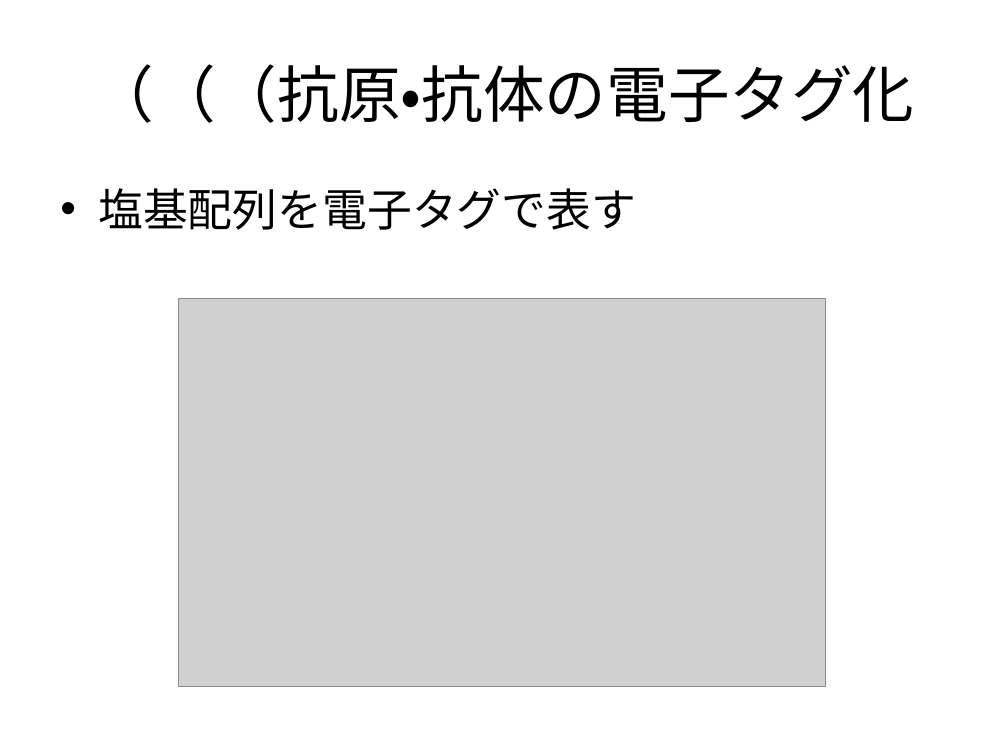
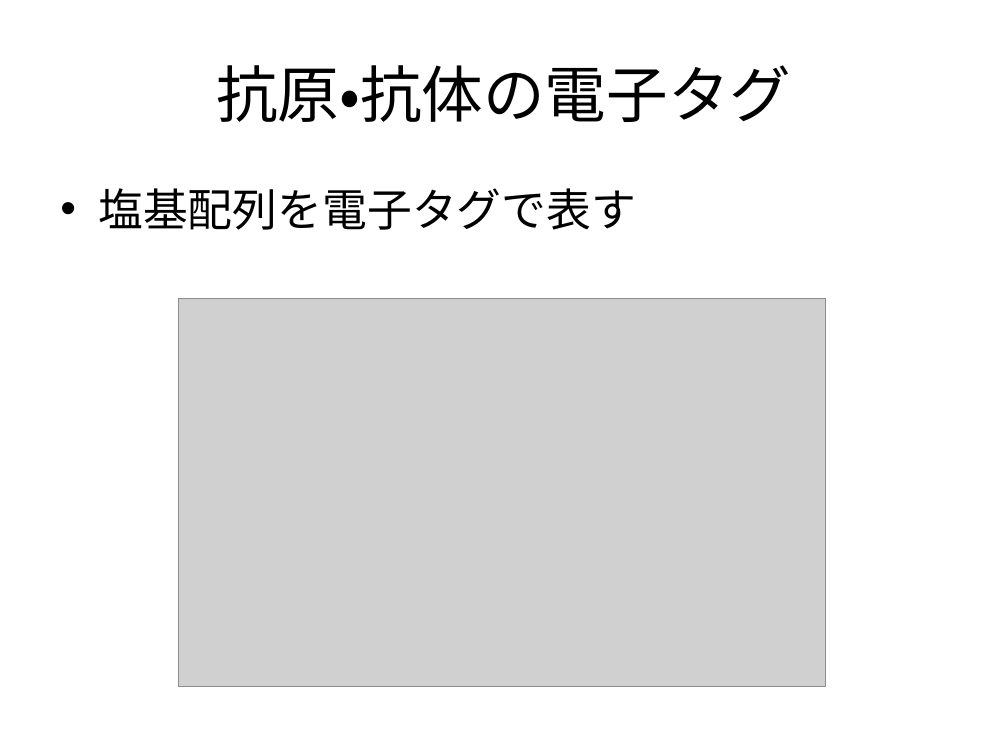
Before and after one commit to nkud/Research-BB, a slide deck: slide 10 of PPT/卒業研究.pptx. Drawn at 1008x756 pixels with LibreOffice and Linux fonts; fonts in the diff are those of the drawing; grey boxes stand for pictures. Boxes give left, top, right and bottom in pixels: in the first picture for what was removed or moved away, otherwise in the second. Text is boxed around its words. In the diff, an @@ line names an element or a change of style, - is before the commit and + after.

```diff
--- a/PPT/卒業研究.pptx
+++ b/PPT/卒業研究.pptx
@@ title at bbox=[216, 65, 791, 122]: text changed @@
-（（（抗原・抗体の電子タグ化
+抗原・抗体の電子タグ
```
Also in this commit, not shown: 5 other slides changed, 3 slides added, 1 slide removed.
